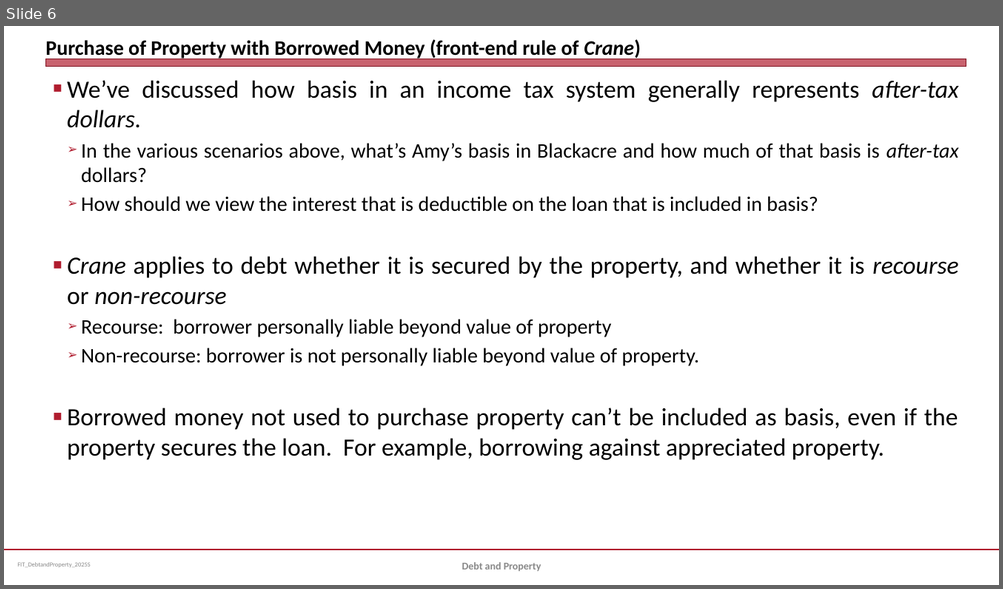
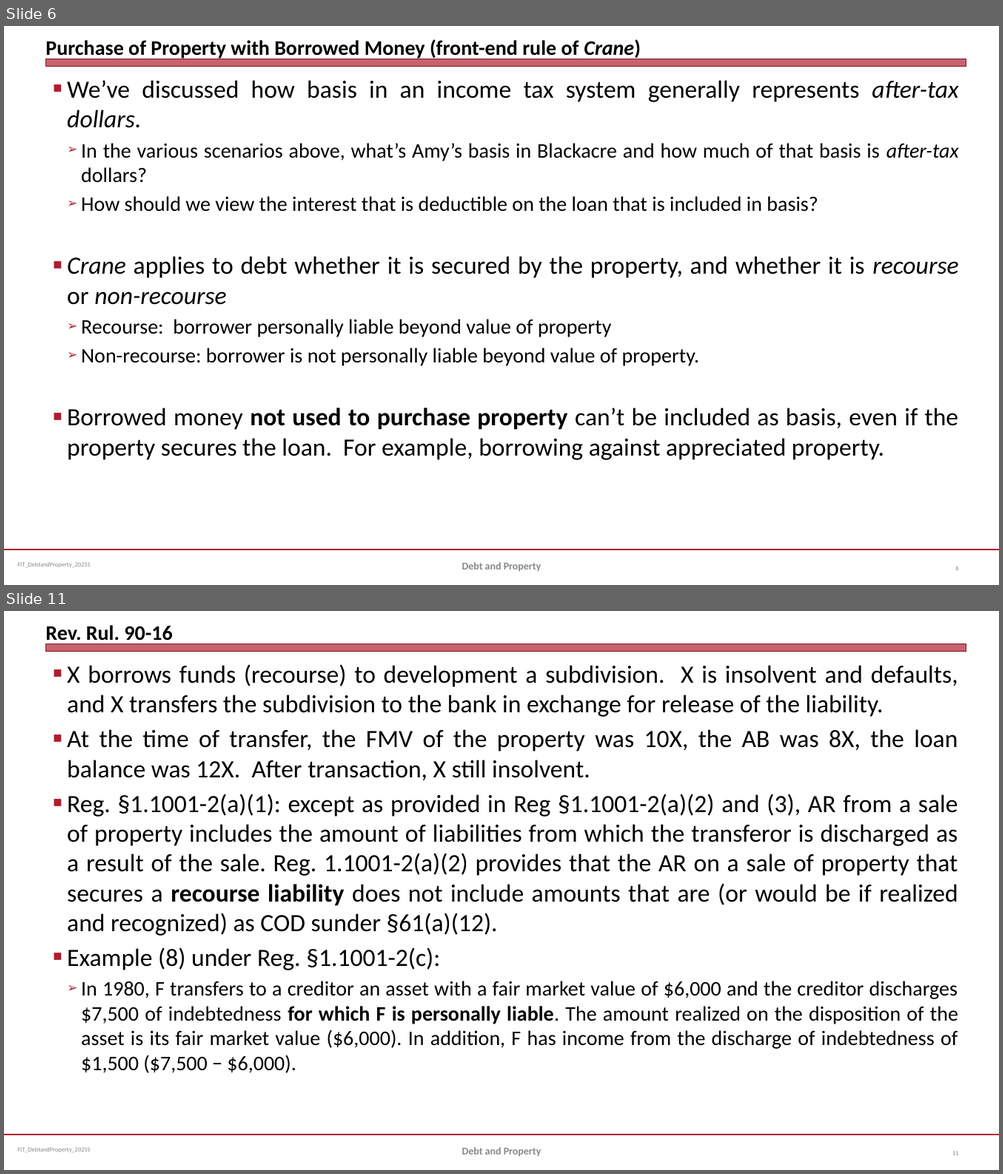
Before and after one commit to jmc877/Fed-Income-Tax, a slide deck: slides/FIT_DebtandProperty_2025S.pptx. Shown one above the other, each under a label of ours: slide 6 before the commit, slides 6 and 11 after it; the slides between them are not shown. The pictures are 1003x589 and 1003x1174 pixels, drawn with LibreOffice and Linux fonts; fonts in the diff are those of the drawing. Boxes give left, top, right and bottom in pixels: in the first picture for what was removed or moved away, otherwise in the second. Text is boxed around its words. In the diff, an @@ line names an element or a change of style, - is before the commit and + after.

```diff
--- a/slides/FIT_DebtandProperty_2025S.pptx
+++ b/slides/FIT_DebtandProperty_2025S.pptx
@@ slide 11 added at [4, 611, 999, 1170], background #FFFFFF; not listed: 3 template elements that a slide beside it also shows @@
@@ title added at [45, 625, 172, 645], 20 pt, text #000000, bold @@
+Rev. Rul. 90-16
@@ text added at [67, 664, 958, 1073], 24 pt, text #000000 @@
+■ X borrows funds (recourse) to development a subdivision. X is insolvent and defaults, and X transfers the subdivision to the bank in exchange for release of the liability.
+■ At the time of transfer, the FMV of the property was 10X, the AB was 8X, the loan balance was 12X. After transaction, X still insolvent.
+■ Reg. §1.1001-2(a)(1): except as provided in Reg §1.1001-2(a)(2) and (3), AR from a sale of property includes the amount of liabilities from which the transferor is discharged as a result of the sale. Reg. 1.1001-2(a)(2) provides that the AR on a sale of property that secures a recourse liability does not include amounts that are (or would be if realized and recognized) as COD sunder §61(a)(12).
+■ Example (8) under Reg. §1.1001-2(c):
+  ➢ In 1980, F transfers to a creditor an asset with a fair market value of $6,000 and the creditor discharges $7,500 of indebtedness for which F is personally liable. The amount realized on the disposition of the asset is its fair market value ($6,000). In addition, F has income from the discharge of indebtedness of $1,500 ($7,500 − $6,000).
@@ text added at [462, 1147, 541, 1156], 10 pt, text #898989, bold @@
+Debt and Property
@@ page number added at [952, 1151, 959, 1156], 6 pt, text #808080 @@
+11
@@ slide 6 changed as well @@
@@ text at [67, 408, 959, 460]: bold on in "not used to purchase property" @@
@@ page number added at [955, 566, 958, 571], 6 pt, text #808080 @@
+6
```
Also in this commit, not shown: 5 other slides changed, 7 other slides added.
